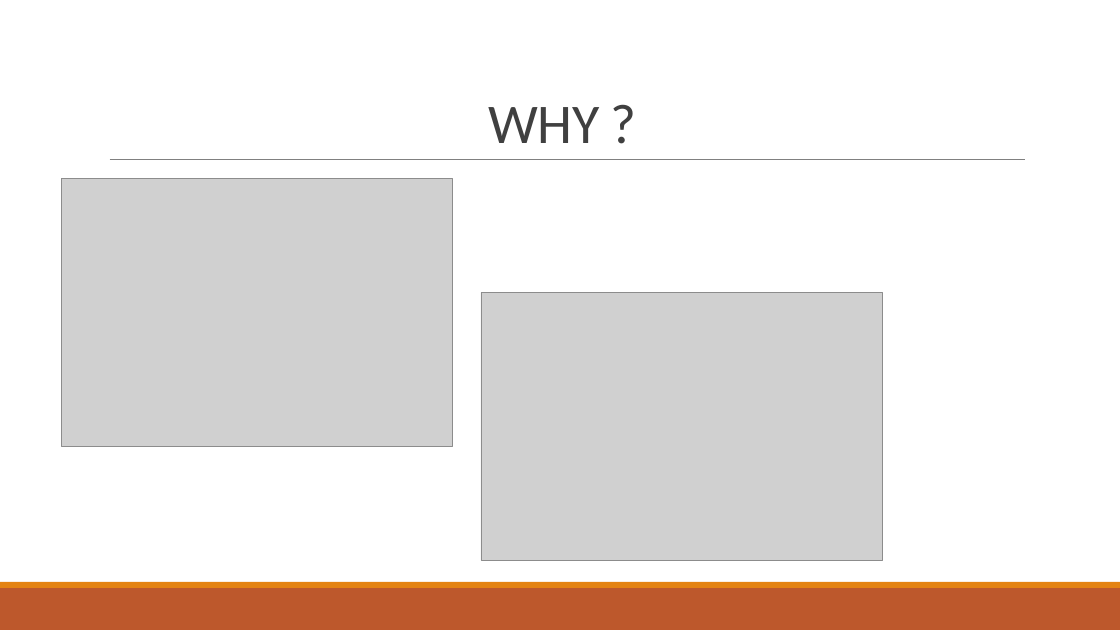
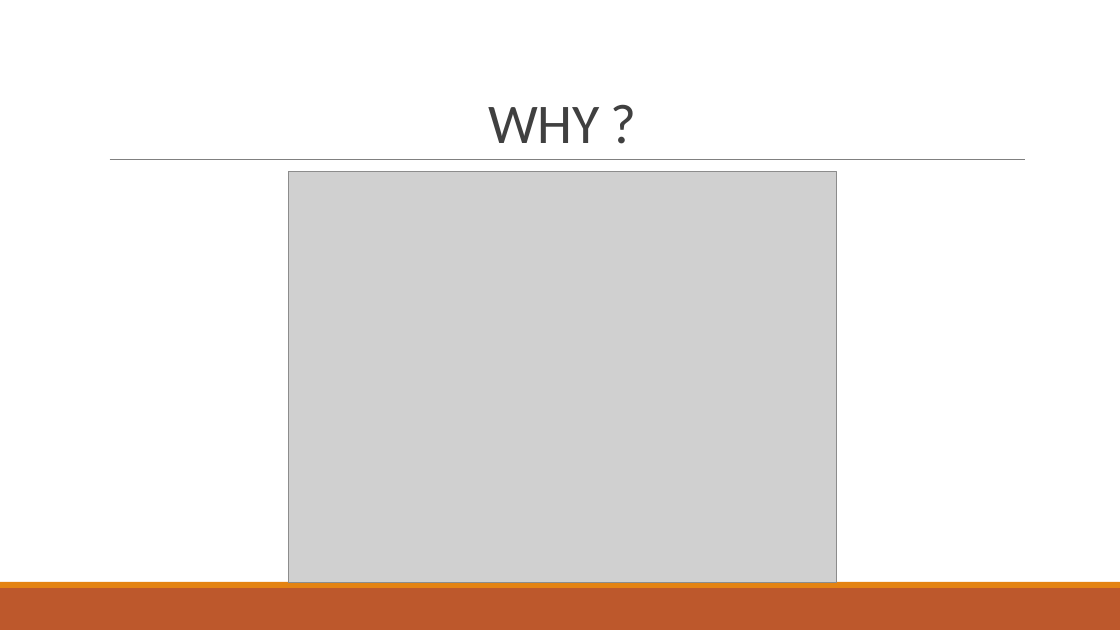
Before and after one commit to shlok57/VehicleRoutingProblem, a slide deck: slide 6 of Vehicle Routing Problem.pptx (slide 3 before the commit). Drawn at 1120x630 pixels with LibreOffice and Linux fonts; fonts in the diff are those of the drawing; grey boxes stand for pictures. Boxes give left, top, right and bottom in pixels: in the first picture for what was removed or moved away, otherwise in the second. Text is boxed around its words. In the diff, an @@ line names an element or a change of style, - is before the commit and + after.

```diff
--- a/Vehicle Routing Problem.pptx
+++ b/Vehicle Routing Problem.pptx
@@ picture removed at <box>62,178,453,446</box> @@
@@ picture added at <box>289,171,837,582</box> @@
@@ picture removed at <box>481,292,883,560</box> @@
```
Also in this commit, not shown: 3 other slides changed, 6 slides added, 2 slides removed, 1 other file.
